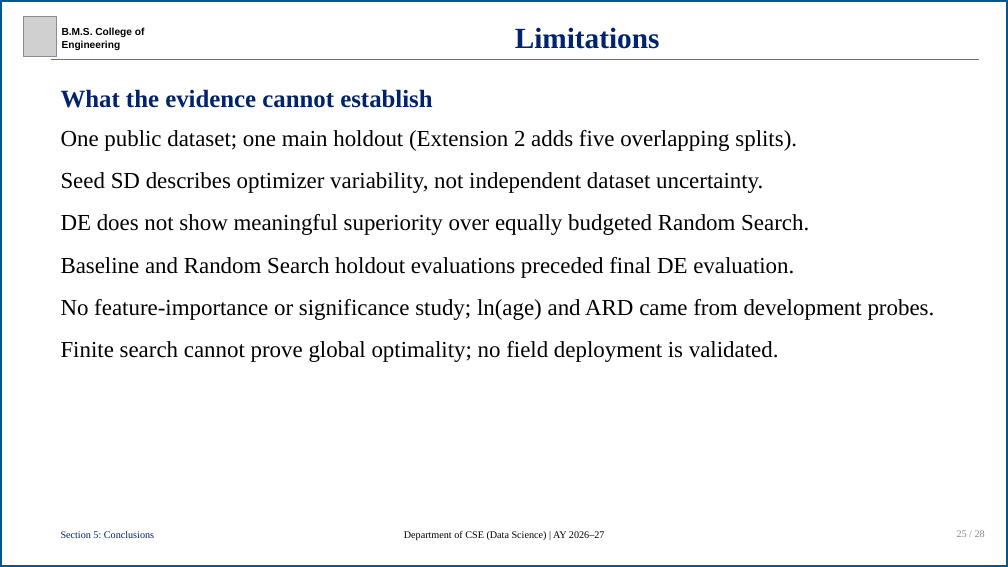
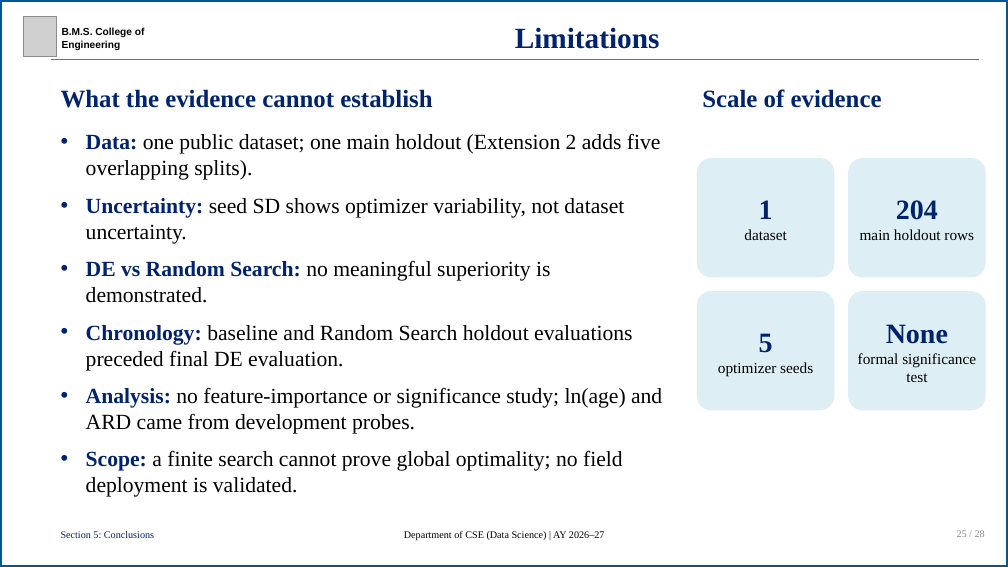
Before and after one commit to R-V-Abhishek/concrete-strength-de-svr, a slide deck: slide 25 of presentation/concrete-strength-de-svr-presentation.pptx. Drawn at 1008x567 pixels with LibreOffice and Linux fonts; fonts in the diff are those of the drawing; grey boxes stand for pictures. Boxes give left, top, right and bottom in pixels: in the first picture for what was removed or moved away, otherwise in the second. Text is boxed around its words. In the diff, an @@ line names an element or a change of style, - is before the commit and + after.

```diff
--- a/presentation/concrete-strength-de-svr-presentation.pptx
+++ b/presentation/concrete-strength-de-svr-presentation.pptx
@@ text added at bbox=[702, 89, 882, 108], 39 pt, text #00236E, bold @@
+Scale of evidence
@@ text at bbox=[86, 133, 662, 497]: text changed; size 36 to 34 pt @@
-One public dataset; one main holdout (Extension 2 adds five overlapping splits).
-Seed SD describes optimizer variability, not independent dataset uncertainty.
-DE does not show meaningful superiority over equally budgeted Random Search.
-Baseline and Random Search holdout evaluations preceded final DE evaluation.
-No feature-importance or significance study; ln(age) and ARD came from development probes.
-Finite search cannot prove global optimality; no field deployment is validated.
+• Data: one public dataset; one main holdout (Extension 2 adds five overlapping splits).
+• Uncertainty: seed SD shows optimizer variability, not dataset uncertainty.
+• DE vs Random Search: no meaningful superiority is demonstrated.
+• Chronology: baseline and Random Search holdout evaluations preceded final DE evaluation.
+• Analysis: no feature-importance or significance study; ln(age) and ARD came from development probes.
+• Scope: a finite search cannot prove global optimality; no field deployment is validated.
@@ rounded rectangle added at bbox=[697, 158, 834, 277], fill #DDEEF5, 24 pt, text #000000 @@
+1
+dataset
@@ rounded rectangle added at bbox=[848, 158, 986, 277], fill #DDEEF5, 24 pt, text #000000 @@
+204
+main holdout rows
@@ rounded rectangle added at bbox=[697, 291, 834, 410], fill #DDEEF5, 24 pt, text #000000 @@
+5
+optimizer seeds
@@ rounded rectangle added at bbox=[848, 291, 986, 410], fill #DDEEF5, 24 pt, text #000000 @@
+None
+formal significance test
```
Also in this commit, not shown: 16 other slides changed, 7 other files.
